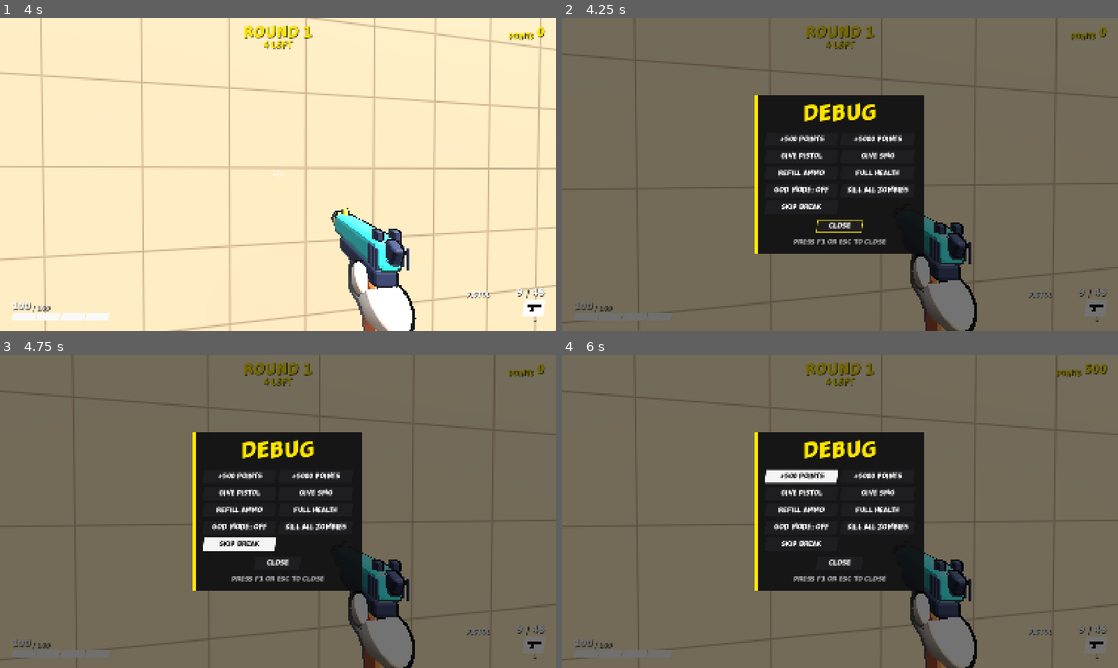
Above: before the commit, frames 1-4 (two rows, left to right).
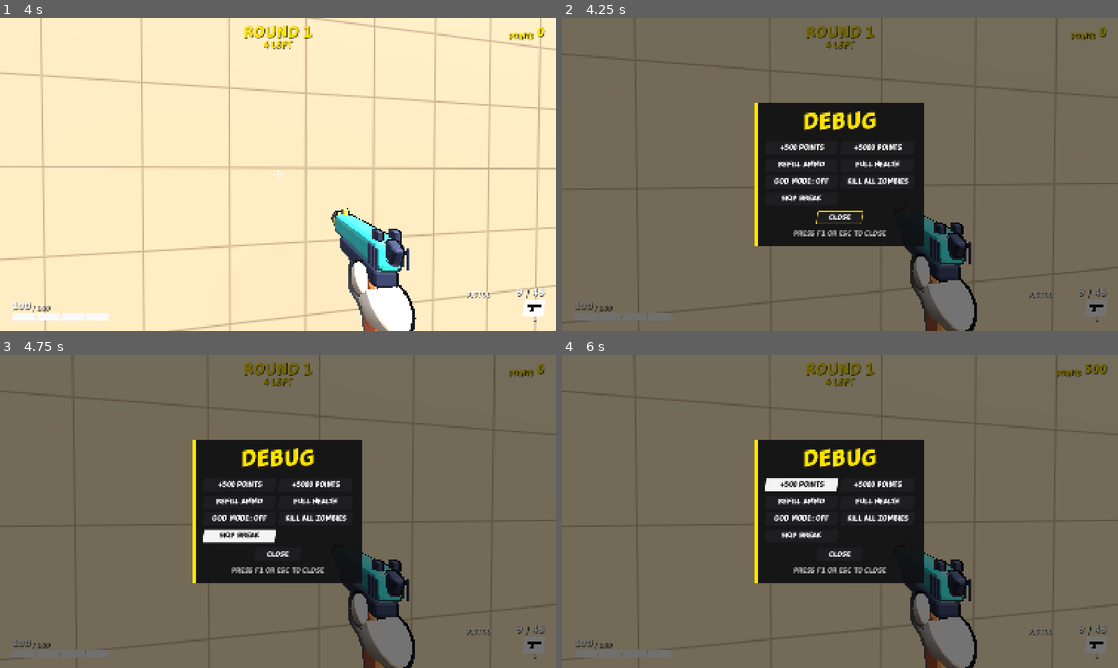
Above: after the commit, the same moments.

Repository: juanakajuan/zombie-survival-fps
Game: Godot game, scene res://levels/compound.tscn
The game is run twice, just before and just after one commit, with the same random seed, the same clock (stepped at 60 frames per second) and the same inputs.
Inputs (mouse positions are in pixels of both pictures, inside the frame that each line leads up to):
- Up to frame 1 (4 s): tap Enter (restart) at 0.5 s; move the mouse to (305, 174) at 0.52 s; hold Right mouse button (aim) 0.53-1.28 s; hold W (move_forward) from 0.53 s (still down); click (305, 174) at 0.67 s; tap Space (jump) at 0.77, 1.07, 1.52, 1.82, 3.02, 3.32, 3.77 s; move the mouse to (250, 174) at 1.27 s; tap Ctrl (crouch) at 1.35 s; move the mouse to (289, 168) at 2.02 s; press the mouse at (289, 168) at 2.03 s; move the mouse to (272, 180) at 2.77 s; release the mouse at (272, 180) at 2.78 s; tap E (interact) at 2.85 s; click (272, 180) at 2.92 s; move the mouse to (316, 177) at 3.52 s; tap V (melee) at 3.6 s
- Up to frame 2 (4.25 s): keep holding W (move_forward); tap Space (jump) at 4.07 s; tap F1 (debug_menu) at 4.15 s
- Up to frame 3 (4.75 s): release W (move_forward) at 4.25 s; click "SKIP BREAK" at 4.25 s
- Up to frame 4 (6 s): click "SKIP BREAK" at 5 s; click "+500 POINTS" at 5.75 s

Frame 1 is identical in both runs. In frame 2, 5.0% of the frame differs, in the area x 34-66%, y 24-76%; in frame 3, 5.4%; in frame 4, 5.4%.

Commit message:
refactor(debug-menu): remove the give-weapon commands

Diff:
--- a/debug_menu/debug_menu.gd
+++ b/debug_menu/debug_menu.gd
@@ -6,8 +6,6 @@
 signal close_requested
 
 @export var point_grants: Array[int] = [500, 5000]
-## One "give weapon" command for each entry.
-@export var weapons: Array[WeaponData] = []
 @export var button_size: Vector2 = Vector2(220.0, 40.0)
 
 ## Player sets it. Every command acts on it.
@@ -27,8 +25,6 @@
 	close_button.pressed.connect(close_requested.emit)
 	for grant: int in point_grants:
 		_add_command("+%d POINTS" % grant, _give_points.bind(grant))
-	for data: WeaponData in weapons:
-		_add_command("GIVE " + data.display_name, _give_weapon.bind(data))
 	_add_command("REFILL AMMO", _refill_ammo)
 	_add_command("FULL HEALTH", _full_health)
 	_god_button = _add_command("GOD MODE", _toggle_god_mode)
@@ -91,16 +87,6 @@
 	player.wallet.add(amount)
 
 
-## A weapon the player holds already comes into the hand with full ammo instead of a second copy.
-func _give_weapon(data: WeaponData) -> void:
-	var held := player.weapon_holding(data)
-	if held == null:
-		player.give_weapon(data)
-		return
-	player.switch_to(player.weapons.find(held))
-	_fill(held)
-
-
 func _refill_ammo() -> void:
 	for held: Weapon in player.weapons:
 		_fill(held)
--- a/debug_menu/debug_menu.tscn
+++ b/debug_menu/debug_menu.tscn
@@ -1,9 +1,6 @@
 [gd_scene format=3]
 
 [ext_resource type="Script" path="res://debug_menu/debug_menu.gd" id="1_debug_menu"]
-[ext_resource type="Resource" path="res://weapons/pistol.tres" id="3_pistol"]
-[ext_resource type="Resource" path="res://weapons/smg.tres" id="5_smg"]
-[ext_resource type="Script" path="res://weapons/weapon_data.gd" id="4_weapon_data"]
 [ext_resource type="Theme" path="res://hud/hud_theme.tres" id="2_theme"]
 
 [sub_resource type="StyleBoxFlat" id="panel"]
@@ -19,7 +16,6 @@
 process_mode = 3
 layer = 21
 script = ExtResource("1_debug_menu")
-weapons = Array[ExtResource("4_weapon_data")]([ExtResource("3_pistol"), ExtResource("5_smg")])
 
 [node name="Dim" type="ColorRect" parent="."]
 anchors_preset = 15
--- a/tests/debug_menu/test_debug_menu.gd
+++ b/tests/debug_menu/test_debug_menu.gd
@@ -1,7 +1,6 @@
 extends TestCase
 
 const SETTLE_FRAMES := 3
-const DEBUG_MENU_SCENE: PackedScene = preload("res://debug_menu/debug_menu.tscn")
 
 
 func test_debug_action_opens_the_menu_and_pauses() -> void:
@@ -62,51 +61,6 @@
 		menu.run_command("+%d POINTS" % grant)
 		assert_eq(player.wallet.points, before + grant, "points after +%d" % grant)
 	assert_eq(player.hud.readout().points_text, str(player.wallet.points), "the HUD shows the points")
-
-
-func test_give_weapon_equips_it_and_fills_the_ammo() -> void:
-	var player := await spawn_player(Vector3.ZERO, SETTLE_FRAMES)
-	var data := WeaponData.new()
-	data.display_name = "TEST GUN"
-	data.magazine_size = 7
-	data.max_reserve = 21
-	var menu := _menu_giving(player, data)
-	menu.run_command("GIVE TEST GUN")
-	assert_eq(player.weapon.data, data, "the weapon data")
-	assert_eq(player.hud.readout().weapon_name, "TEST GUN", "the HUD weapon name")
-	assert_eq(player.hud.readout().ammo_text, "7 / 21", "the HUD ammo")
-
-
-func test_menu_lists_a_give_command_for_each_weapon_of_the_scene() -> void:
-	var player := await spawn_player(Vector3.ZERO, SETTLE_FRAMES)
-	for data: WeaponData in player.debug_menu.weapons:
-		assert_true("GIVE " + data.display_name in player.debug_menu.command_labels(), "command for %s" % data.display_name)
-
-
-func test_give_held_weapon_takes_it_in_hand_with_full_ammo_and_no_copy() -> void:
-	var player := await spawn_player(Vector3.ZERO, SETTLE_FRAMES)
-	var pistol := player.weapon
-	var data := WeaponData.new()
-	data.display_name = "TEST GUN"
-	var menu := _menu_giving(player, data)
-	menu.run_command("GIVE TEST GUN")
-	pistol.ammo = 0
-	pistol.reserve = 0
-	player.debug_menu.run_command("GIVE " + pistol.data.display_name)
-	assert_eq(player.weapon, pistol, "the pistol is in hand")
-	assert_eq(player.weapons.size(), 2, "weapons held after giving the pistol again")
-	assert_eq(player.hud.readout().ammo_text, "%d / %d" % [pistol.data.magazine_size, pistol.data.max_reserve], "HUD ammo")
-
-
-func test_give_weapon_in_third_person_keeps_the_new_model_hidden() -> void:
-	var player := await spawn_player(Vector3.ZERO, SETTLE_FRAMES)
-	_tap(&"third_person")
-	await physics_frames(2)
-	var menu := player.debug_menu
-	menu.run_command("GIVE " + menu.weapons[menu.weapons.size() - 1].display_name)
-	await physics_frames(2)
-	assert_true(player.is_third_person(), "third person is still on")
-	assert_true(not player.weapon.view_model.is_visible_in_tree(), "the new first-person gun is hidden")
 
 
 func test_refill_ammo_fills_the_magazine_and_the_reserve() -> void:
@@ -179,15 +133,6 @@
 	return settings
 
 
-## A menu like the player's, whose weapon commands give `data`.
-func _menu_giving(player: Player, data: WeaponData) -> DebugMenu:
-	var menu := DEBUG_MENU_SCENE.instantiate() as DebugMenu
-	menu.weapons = [data] as Array[WeaponData]
-	menu.player = player
-	add_child(menu)
-	return menu
-
-
 func _tap(action: StringName) -> void:
 	var event := InputEventAction.new()
 	event.action = action
Not shown, changed: DESIGN.md
